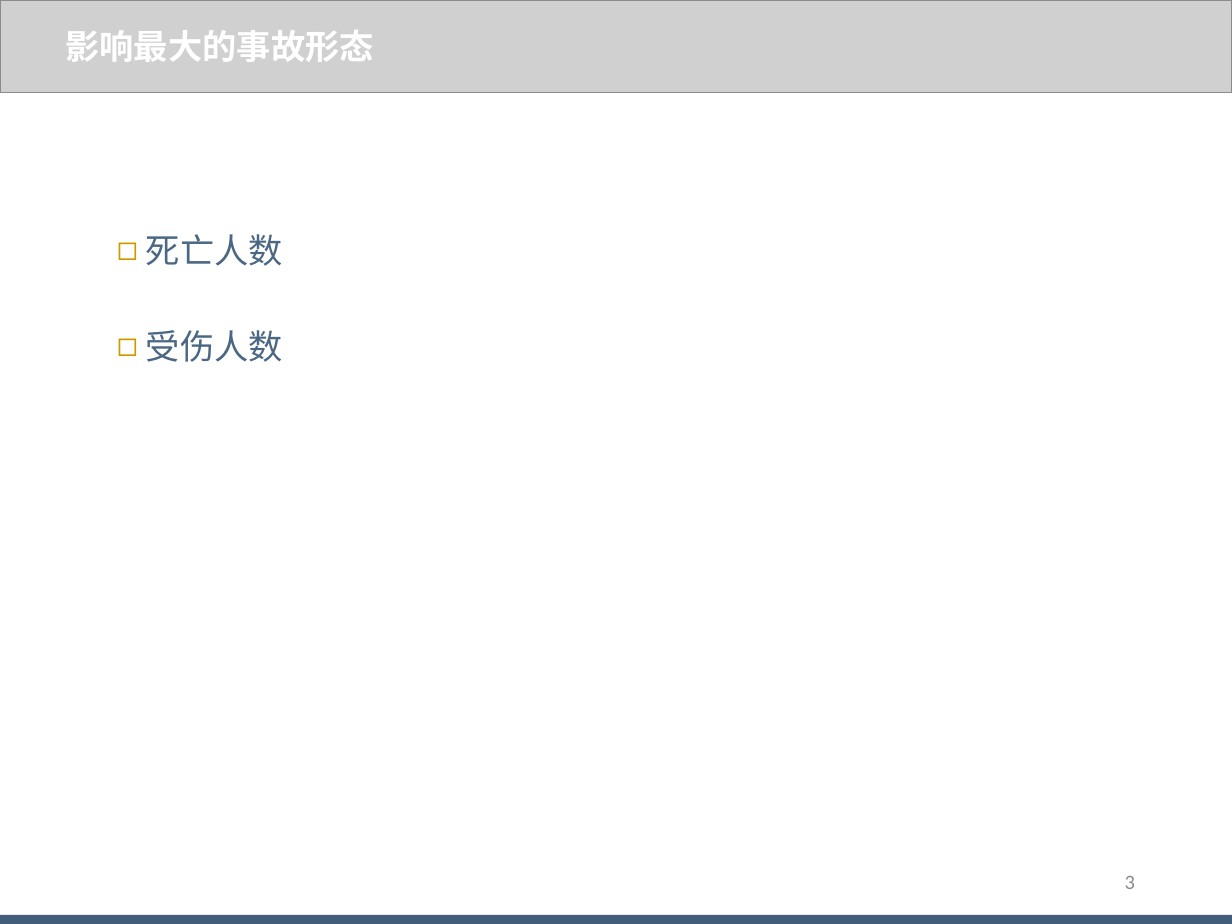
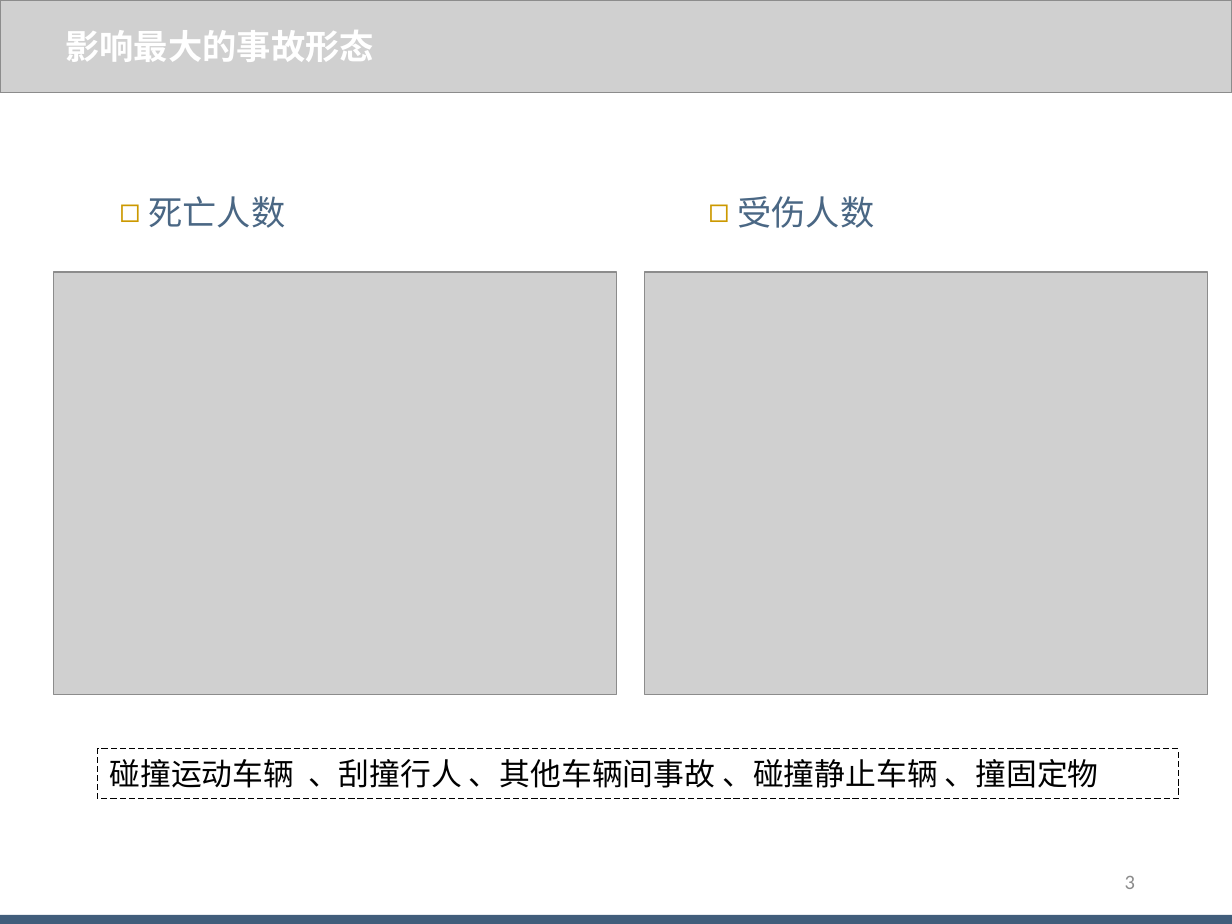
Before and after one commit to WJ-Lai/AccidentMission, a slide deck: slide 3 of 【阶段性汇报】/20180729/阶段性汇报_赖伟鉴_20180729.pptx. Drawn at 1232x924 pixels with LibreOffice and Linux fonts; fonts in the diff are those of the drawing; grey boxes stand for pictures. Boxes give left, top, right and bottom in pixels: in the first picture for what was removed or moved away, otherwise in the second. Text is boxed around its words. In the diff, an @@ line names an element or a change of style, - is before the commit and + after.

```diff
--- a/【阶段性汇报】/20180729/阶段性汇报_赖伟鉴_20180729.pptx
+++ b/【阶段性汇报】/20180729/阶段性汇报_赖伟鉴_20180729.pptx
@@ text "死亡人数": place and size @@
-text "死亡人数" at [146, 234, 283, 362]
+text "死亡人数" at [148, 196, 285, 228]
@@ text added at [737, 196, 874, 228], 20 pt, text #4A6784 @@
+◻ 受伤人数
@@ picture added at [53, 272, 616, 695] @@
@@ picture added at [644, 272, 1207, 695] @@
@@ text at [146, 330, 283, 362]: paragraph removed @@
-◻ 受伤人数
@@ rectangle added at [97, 749, 1178, 798], outline #000000 0.75 pt dashed, 18 pt, text #000000 @@
+碰撞运动车辆 、刮撞行人 、其他车辆间事故 、碰撞静止车辆 、撞固定物
```
Also in this commit, not shown: 5 other slides changed, 6 slides added, 56 other files.
